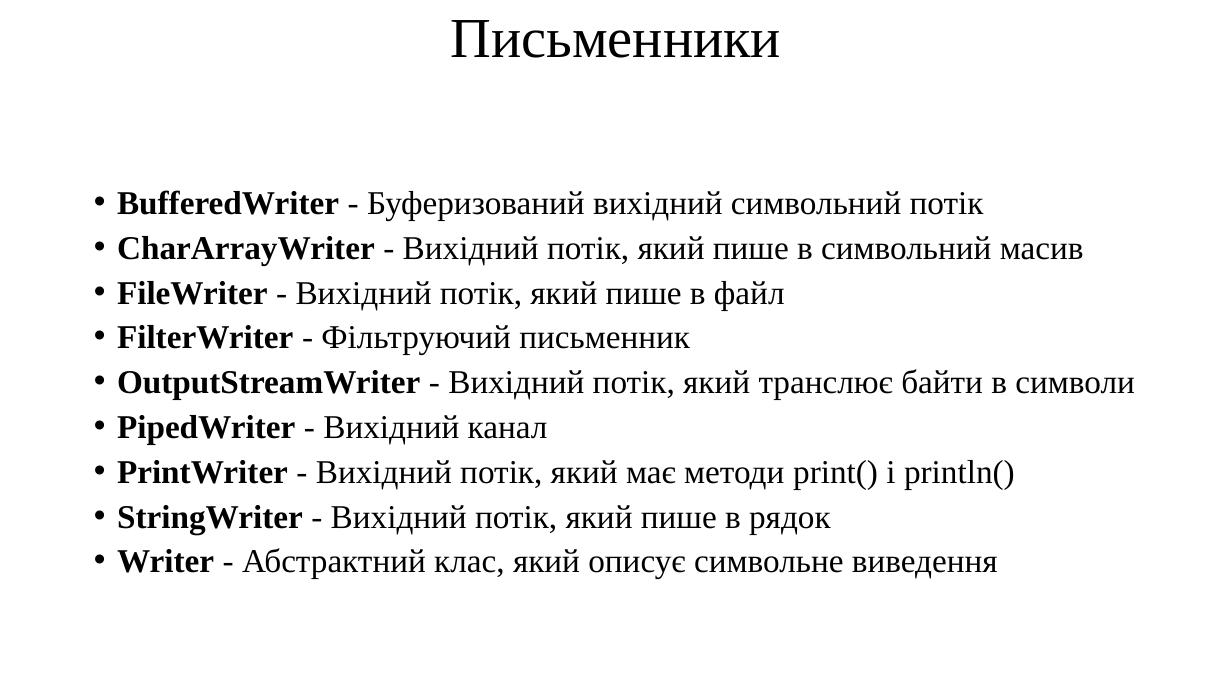
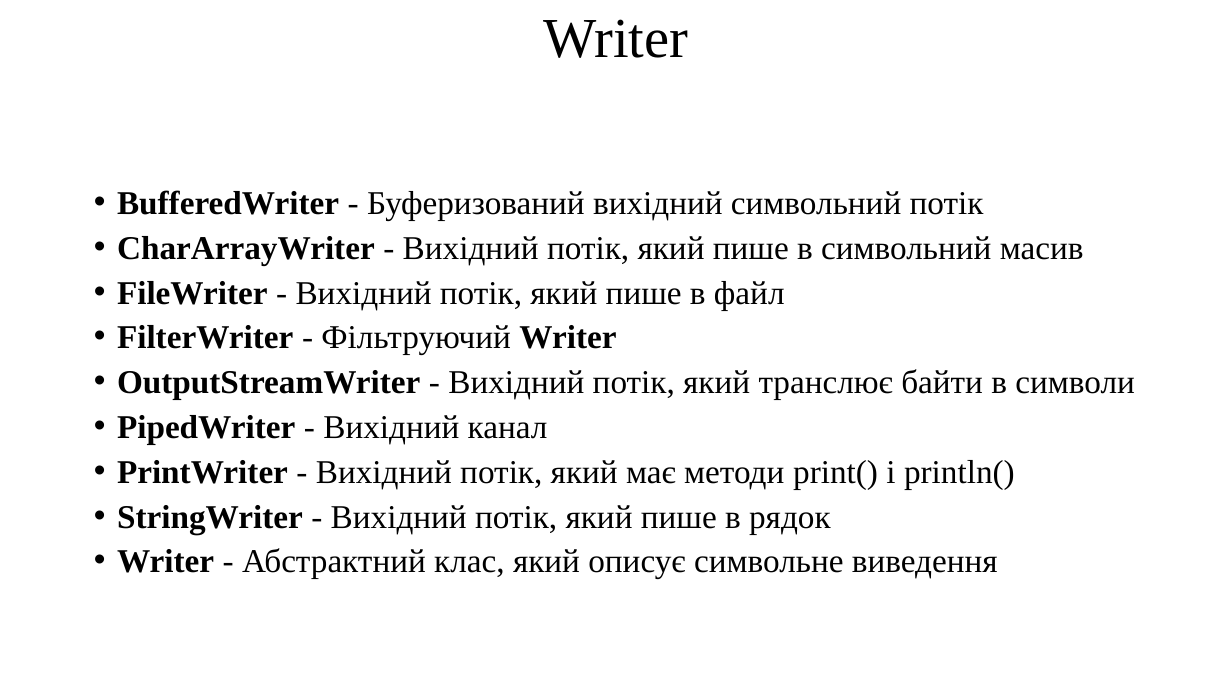
Before and after one commit to arg3ntuum/JavaCourse, a slide deck: slide 19 of Java Урок 25-26 IO. Робота з файловою системою.pptx. Drawn at 1232x693 pixels with LibreOffice and Linux fonts; fonts in the diff are those of the drawing. Boxes give left, top, right and bottom in pixels: in the first picture for what was removed or moved away, otherwise in the second. Text is boxed around its words. In the diff, an @@ line names an element or a change of style, - is before the commit and + after.

```diff
--- a/Java Урок 25-26 IO. Робота з файловою системою.pptx
+++ b/Java Урок 25-26 IO. Робота з файловою системою.pptx
@@ title at box(543, 19, 688, 58): text changed @@
-Письменники
+Writer
@@ text at box(117, 325, 616, 355): text changed; bold on @@
-• FilterWriter - Фільтруючий письменник
+• FilterWriter - Фільтруючий Writer
```
Also in this commit, not shown: 1 other slide changed, 10 other files.
